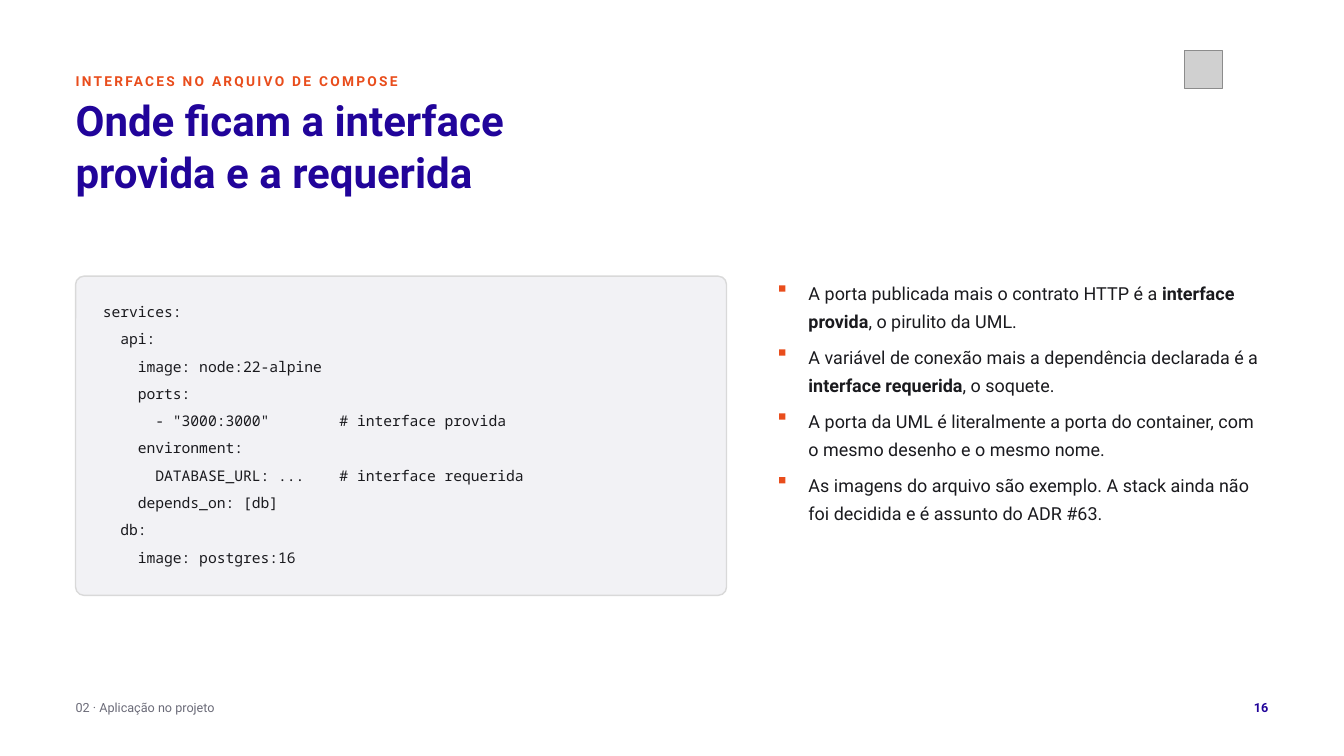
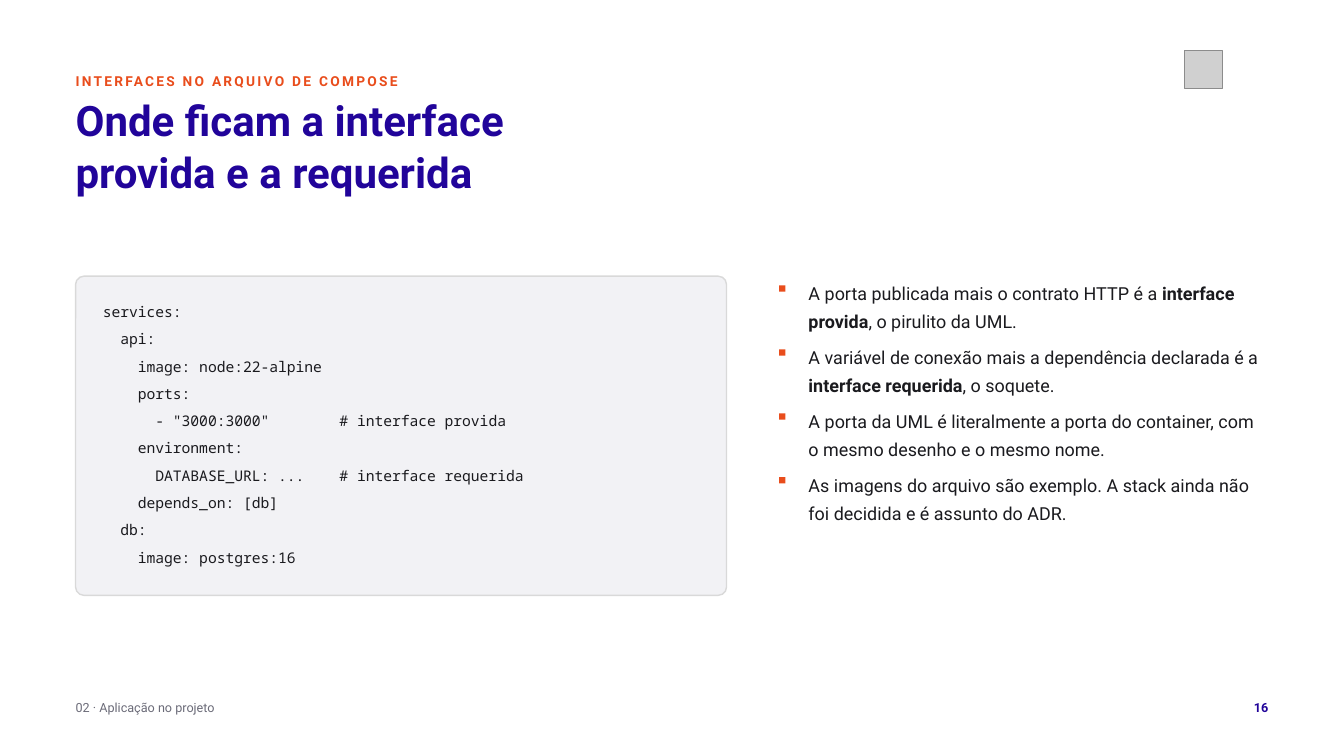
Before and after one commit to tcpassos/invite-app, a slide deck: slide 16 of trabalhos/T1-Docker-Invite-People.pptx. Drawn at 1344x756 pixels with LibreOffice and Linux fonts; fonts in the diff are those of the drawing; grey boxes stand for pictures. Boxes give left, top, right and bottom in pixels: in the first picture for what was removed or moved away, otherwise in the second. Text is boxed around its words. In the diff, an @@ line names an element or a change of style, - is before the commit and + after.

```diff
--- a/trabalhos/T1-Docker-Invite-People.pptx
+++ b/trabalhos/T1-Docker-Invite-People.pptx
@@ text at [808, 478, 1249, 520]: text changed @@
-As imagens do arquivo são exemplo. A stack ainda não foi decidida e é assunto do ADR #63.
+As imagens do arquivo são exemplo. A stack ainda não foi decidida e é assunto do ADR.
```
Also in this commit, not shown: 8 other slides changed, 13 other files.
